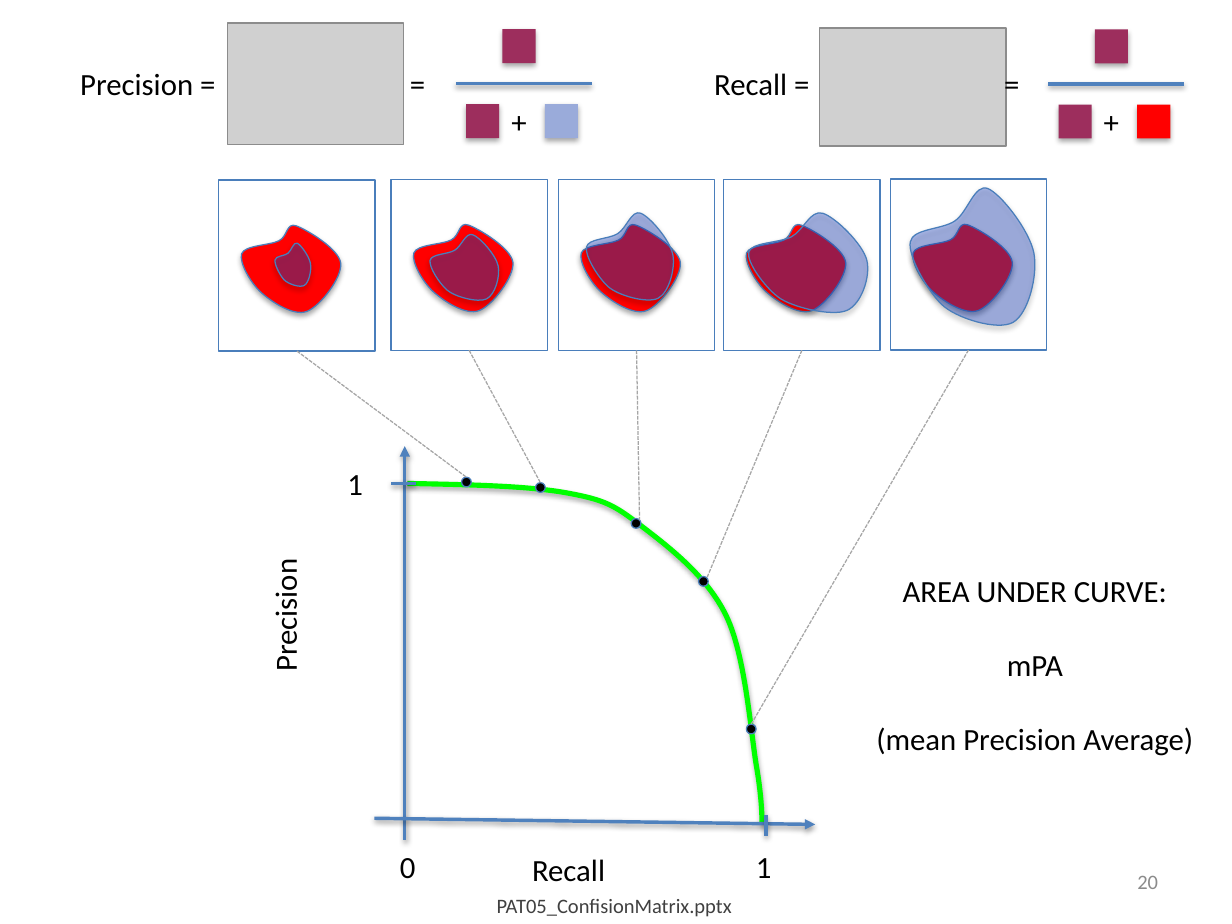
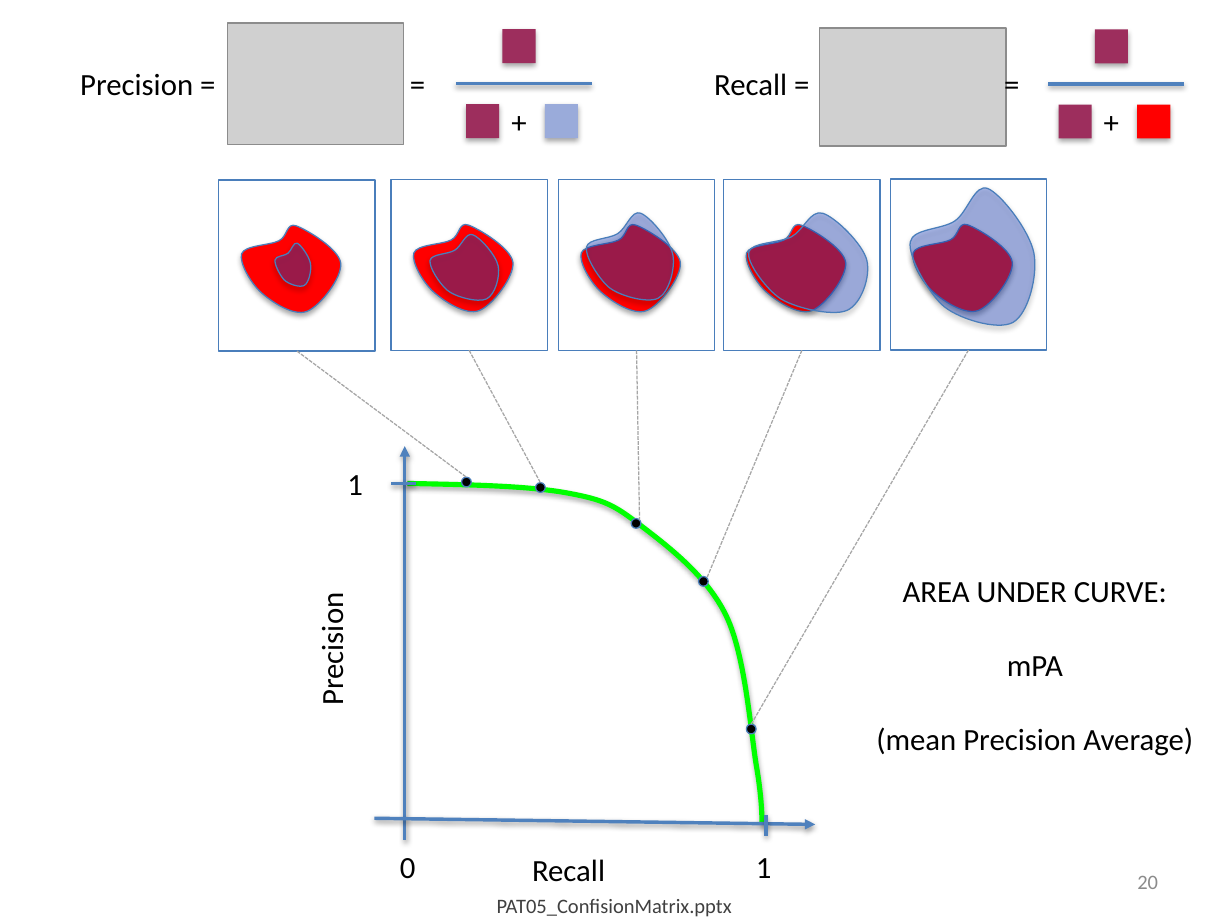
Before and after one commit to domingomery/patrones, a slide deck: slide 20 of clases/Cap05_Evaluacion/presentations/PAT05_ConfusionMatrix.pptx. Drawn at 1232x924 pixels with LibreOffice and Linux fonts; fonts in the diff are those of the drawing; grey boxes stand for pictures. Boxes give left, top, right and bottom in pixels: in the first picture for what was removed or moved away, otherwise in the second. Text is boxed around its words. In the diff, an @@ line names an element or a change of style, - is before the commit and + after.

```diff
--- a/clases/Cap05_Evaluacion/presentations/PAT05_ConfusionMatrix.pptx
+++ b/clases/Cap05_Evaluacion/presentations/PAT05_ConfusionMatrix.pptx
@@ text "Precision": place and size @@
-text "Precision" at box(267, 570, 305, 669)
+text "Precision" at box(314, 604, 352, 703)
```
Also in this commit, not shown: 1 other slide changed, 11 other files.
